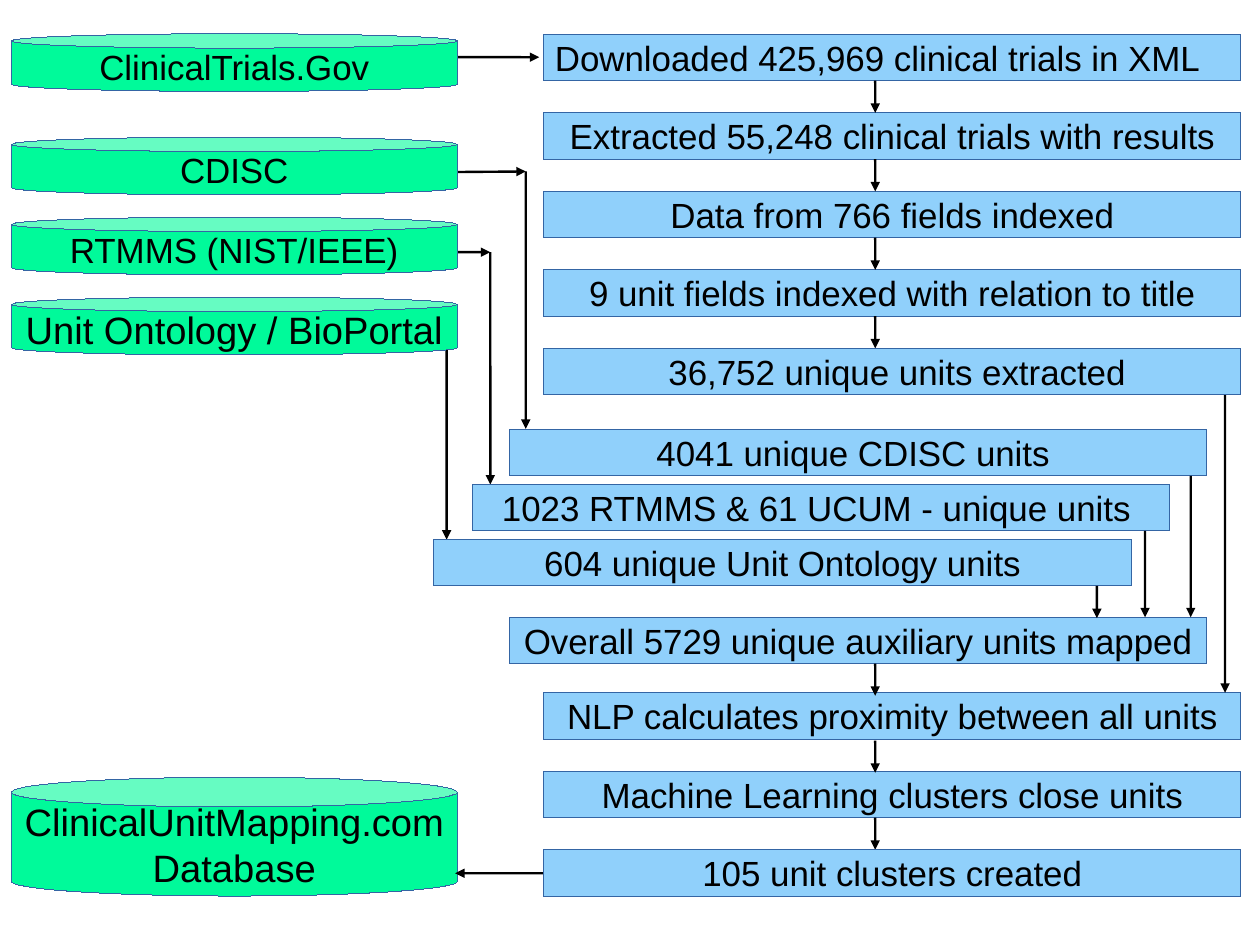
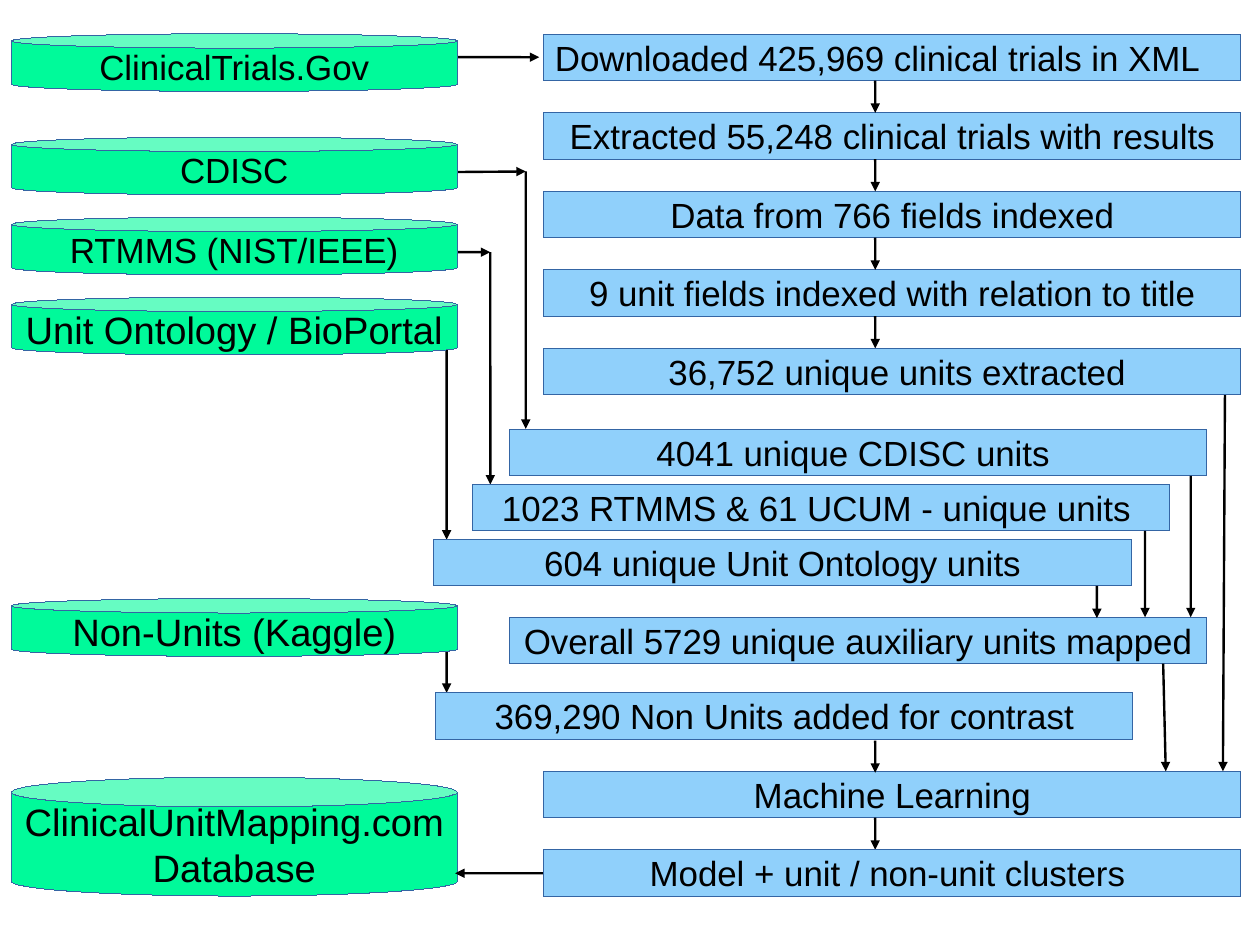
Before and after one commit to Jacob-Barhak/Presentations, a slide deck: slide 1 of Unit_Mapping_Latest/Images/ClinicalUnitProcessDiagram.odp. Drawn at 1260x945 pixels with LibreOffice and Linux fonts; fonts in the diff are those of the drawing. Boxes give left, top, right and bottom in pixels: in the first picture for what was removed or moved away, otherwise in the second. Text is boxed around its words. In the diff, an @@ line names an element or a change of style, - is before the commit and + after.

Commit message:
uploaded SISO presentation
Uploaded 2023 SISO SIMposium presentation

```diff
--- a/Unit_Mapping_Latest/Images/ClinicalUnitProcessDiagram.odp
+++ b/Unit_Mapping_Latest/Images/ClinicalUnitProcessDiagram.odp
@@ arrow moved from (1226, 389) - (1226, 693) to (1226, 389) - (1223, 772) @@
@@ cylinder added at [11,599,457,657], fill #00FA9A, outline #3465A4 0 pt, 24 pt, text #000000 @@
+Non-Units (Kaggle)
@@ arrow added from (447, 629) to (447, 693), #000000 1.5 pt @@
@@ arrow removed from (876, 664) to (876, 696) @@
@@ arrow added from (1164, 664) to (1166, 772), #000000 1.5 pt @@
@@ rectangle added at [436,693,1133,740], fill #90D0FB, outline #3465A4 0 pt, 22 pt, text #000000 @@
+369,290 Non Units added for contrast
@@ rectangle removed at [544,693,1242,740] @@
-NLP calculates proximity between all units
@@ text in rectangle at [754,782,1031,815]: text changed @@
-Machine Learning clusters close units
+Machine Learning
@@ text in rectangle at [650,860,1125,887]: text changed @@
-105 unit clusters created
+Model + unit / non-unit clusters
```
Also in this commit, not shown: 4 other files.
